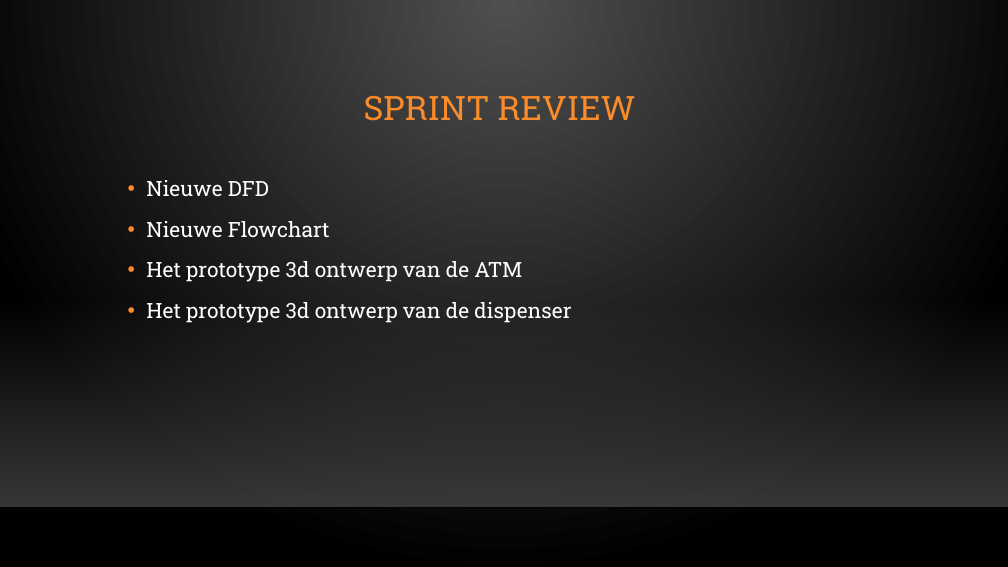
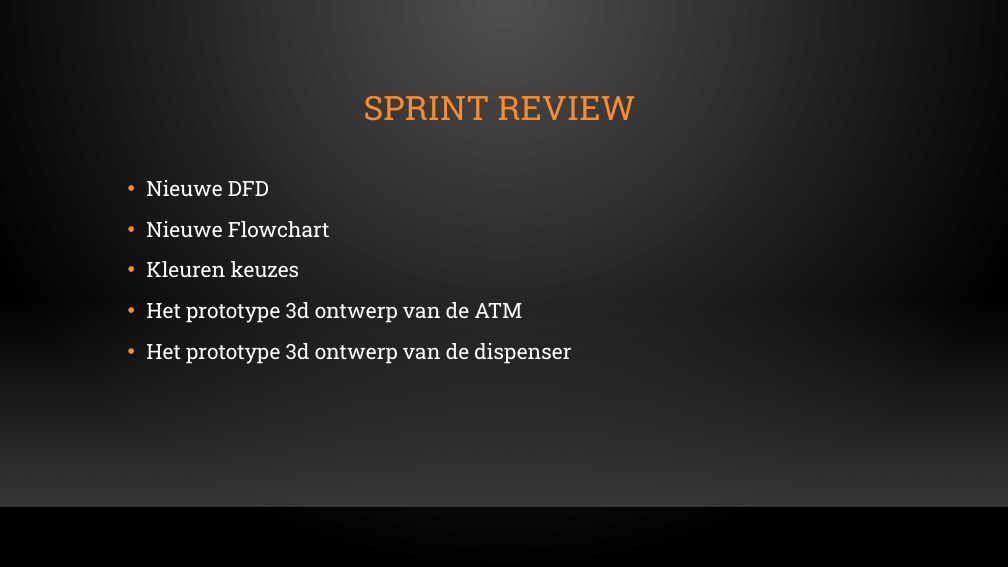
Before and after one commit to OG-netizen/Project-3-4, a slide deck: slide 2 of Sprint Planning/Scrum meeting 4.pptx. Drawn at 1008x567 pixels with LibreOffice and Linux fonts; fonts in the diff are those of the drawing; background and template pictures are left out. Boxes give left, top, right and bottom in pixels: in the first picture for what was removed or moved away, otherwise in the second. Text is boxed around its words. In the diff, an @@ line names an element or a change of style, - is before the commit and + after.

```diff
--- a/Sprint Planning/Scrum meeting 4.pptx
+++ b/Sprint Planning/Scrum meeting 4.pptx
@@ text at [146,261,300,278]: paragraph added @@
+• Kleuren keuzes
```
Also in this commit, not shown: 2 other slides changed, 2 slides added, 1 slide removed, 1 other file.
